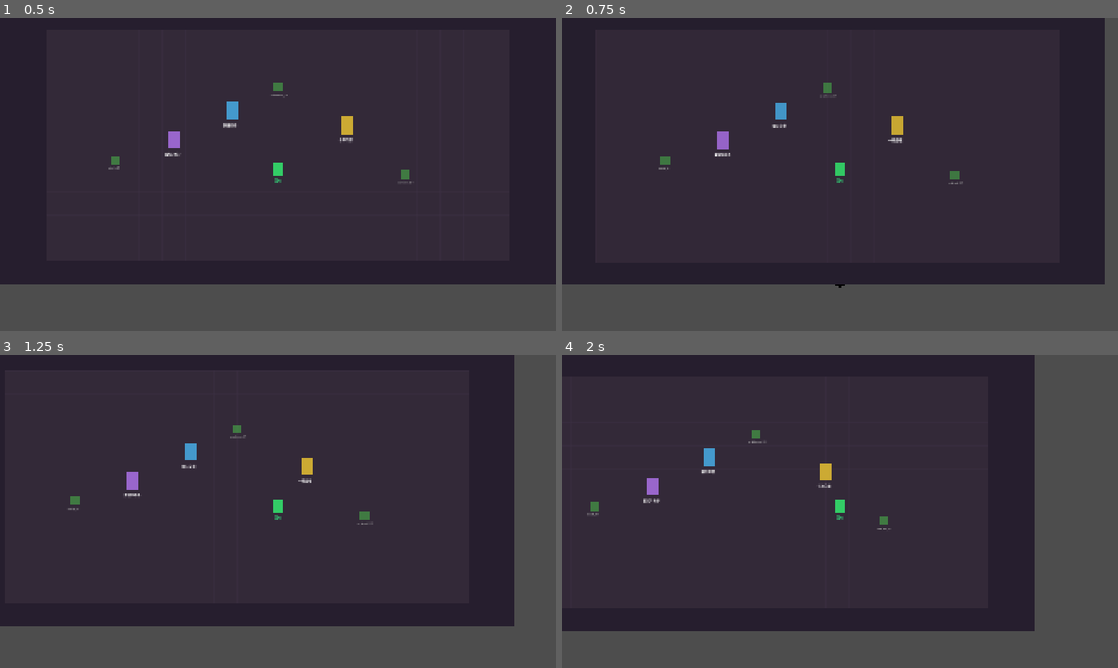
Above: before the commit, frames 1-4 (two rows, left to right).
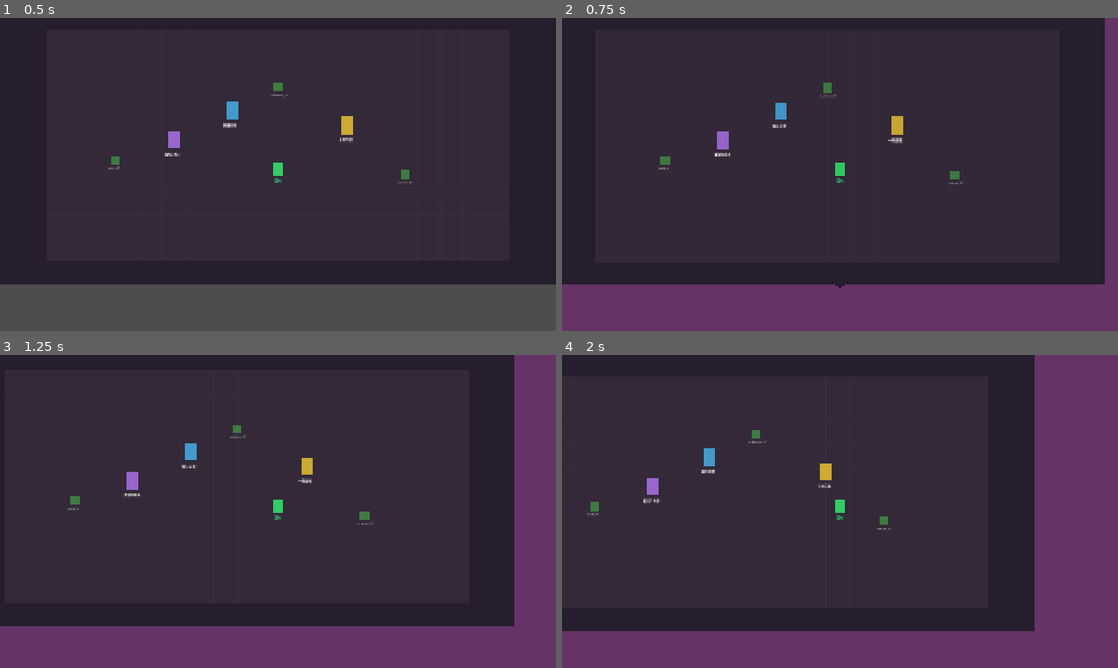
Above: after the commit, the same moments.

Repository: Luguoyn/dangan-AI
Game: Godot game, scene res://scenes/main.tscn
Two runs of this game, one before a commit and one after it. Both use one fixed random seed, a clock stepped at 60 frames per second and the inputs below.
Inputs (mouse positions are in pixels of both pictures, inside the frame that each line leads up to):
- Up to frame 1 (0.5 s): no input
- Up to frame 2 (0.75 s): tap Enter (confirm) at 0.5 s; move the mouse to (962, 158) at 0.52 s; hold D (move_right) from 0.53 s (still down); tap T at 0.6 s; click (962, 158) at 0.67 s
- Up to frame 3 (1.25 s): keep holding D (move_right)
- Up to frame 4 (2 s): move the mouse to (728, 527) at 1.27 s; release D (move_right) at 1.28 s; hold S (move_down) from 1.28 s (still down); tap Enter (confirm) at 1.35 s; tap T at 1.55 s

Frame 1 is identical in both runs. In frame 2, 17% of the frame differs, in the area x 0-100%, y 0-100%; in frame 3, 20%; in frame 4, 25%.
Error before the commit: Invalid assignment of property or key 'sky_top_color' with value of type 'Color' on a base object of type 'PanoramaSkyMaterial'. (res://scripts/courtroom/court…

Commit message:
fix: PanoramaSkyMaterial兼容性→改用BG_COLOR纯色背景

Diff:
--- a/scripts/courtroom/courtroom_scene.gd
+++ b/scripts/courtroom/courtroom_scene.gd
@@ -64,14 +64,9 @@
 
 func _build_environment() -> void:
 	var env := WorldEnvironment.new()
-	var sky := PanoramaSkyMaterial.new()
-	sky.sky_top_color = Color(0.02, 0.01, 0.05)
-	sky.sky_horizon_color = Color(0.05, 0.02, 0.08)
-	sky.ground_bottom_color = Color(0.08, 0.03, 0.1)
 	env.environment = Environment.new()
-	env.environment.sky = Sky.new()
-	env.environment.sky.sky_material = sky
-	env.environment.background_mode = Environment.BG_SKY
+	env.environment.background_mode = Environment.BG_COLOR
+	env.environment.background_color = Color(0.02, 0.01, 0.05)
 	env.environment.ambient_light_color = Color(0.15, 0.1, 0.2)
 	env.environment.ambient_light_energy = 0.5
 	env.environment.fog_enabled = true
